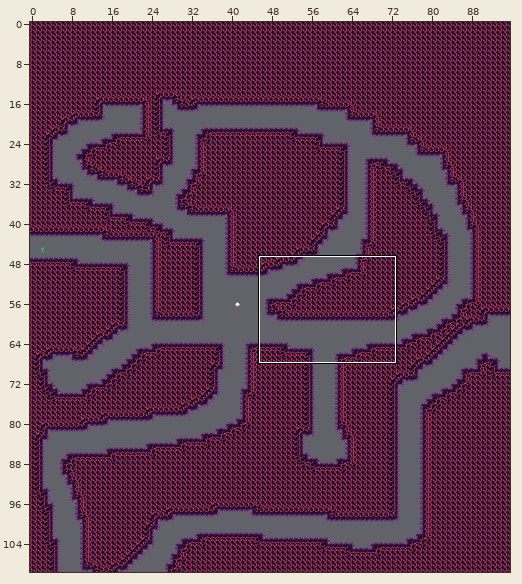
Two states of a Tiled map (JSON), assets/world/room/fire6.json. The first picture is a wide view before the edit; the outline marks the close-up.
Close-up. First the earlier version:
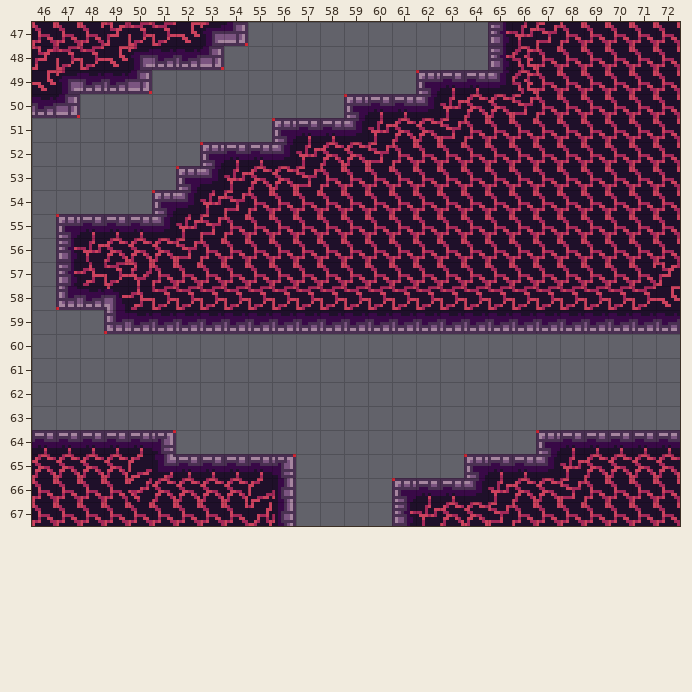
Cells are 8x8 px. Shown: x 46..72, y 47..67. The commit also changed other parts of the map, which this record leaves out.
The same view after the edit:
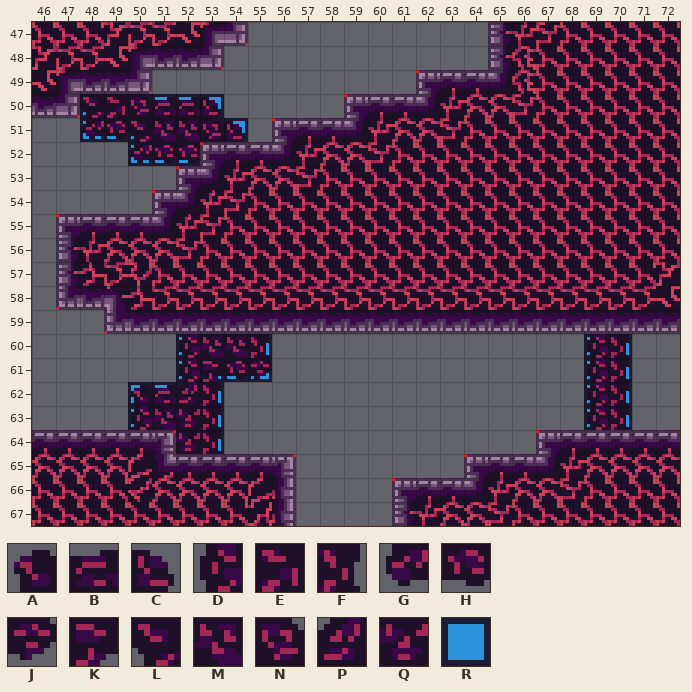
Key: from "fire_bg_decal": A 0, B 1, C 2, D 13, E 14, F 15, G 26, H 27, J 28, K 39, L 40, M 41, N 52, P 53, Q 54; from "tools": R 20.
_ is an empty cell.
Changes in this commit:
Layer "bg_draft":
The edit adds tile R in row 50 at x 48 and 50 to 53; in row 51 at x 48 to 50 and 53 to 54; in row 52 at x 50 to 52; in row 60 at x 52, 55 and 69 to 70; in row 61 at x 52 to 55 and 69 to 70; in row 62 at x 50 to 53 and 69 to 70.
The edit adds tile R in row 63 at x 50, 53 and 69 to 70; in row 64 at x 53.
Layer "bg":
The edit adds tile A in row 62 at x 50.
The edit adds tile B in row 50 at x 51 to 52; in row 62 at x 51.
The edit adds tile C in row 50 at x 53; in row 51 at x 54.
The edit adds tile D in rows 60 to 61 at x 52 and 69; in row 62 at x 69; in row 63 at x 50 and 69.
The edit adds tile E in row 50 at x 49.
The edit adds tile F in row 60 at x 55 and 70; in row 61 at x 70; in rows 62 to 63 at x 53 and 70; in row 64 at x 53.
The edit adds tile G in row 51 at x 48; in row 52 at x 50.
The edit adds tile H in row 51 at x 49; in row 52 at x 51 to 52; in row 61 at x 54.
The edit adds tile J in row 61 at x 55.
The edit adds tile K in row 61 at x 53.
The edit adds tile L in row 50 at x 48; in row 51 at x 50.
The edit adds tile M in row 51 at x 51 to 52; in row 60 at x 53 to 54; in row 63 at x 51.
The edit adds tile N in row 50 at x 50; in row 51 at x 53.
The edit adds tile P in row 62 at x 52.
The edit adds tile Q in rows 63 to 64 at x 52.
Where, in picture pixels (left, top, right, bottom), the same in both close-ups:
added: (80, 94, 248, 166)
added: (128, 334, 272, 454)
added: (584, 334, 632, 430)
